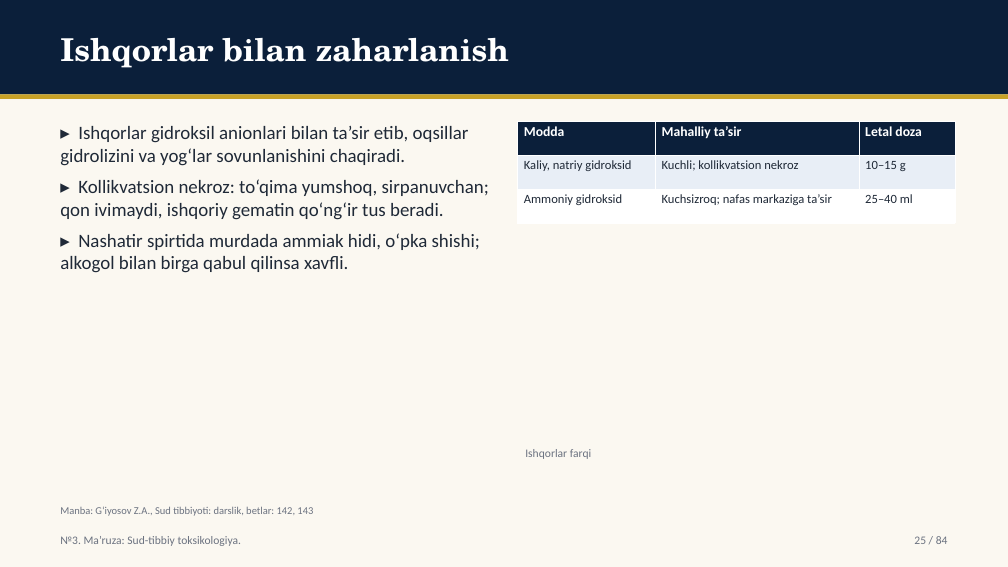
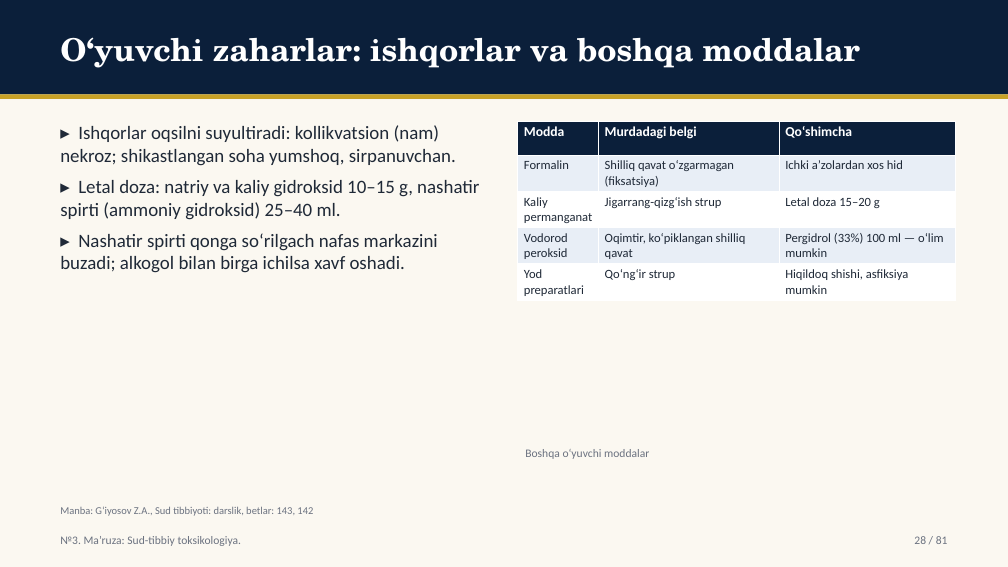
Before and after one commit to davlatsudekspert/forensic-expert, a slide deck: slide 28 of out/5-kurs-tibbiy-profilaktika-08.pptx (slide 25 before the commit). Drawn at 1008x567 pixels with LibreOffice and Linux fonts; fonts in the diff are those of the drawing. Boxes give left, top, right and bottom in pixels: in the first picture for what was removed or moved away, otherwise in the second. Text is boxed around its words. In the diff, an @@ line names an element or a change of style, - is before the commit and + after.

Commit message:
slides output: 4-kurs-davolash-10,4-kurs-pediatriya-11,4-kurs-pediatriya-12,5-kurs-tibbiy-profilaktika-08,5-kurs-tibbiy-profilaktika-09,ktp26-u-05,ktp26-u-14

```diff
--- a/out/5-kurs-tibbiy-profilaktika-08.pptx
+++ b/out/5-kurs-tibbiy-profilaktika-08.pptx
@@ text at box(60, 37, 860, 68): text changed @@
-Ishqorlar bilan zaharlanish
+O‘yuvchi zaharlar: ishqorlar va boshqa moddalar
@@ text at box(60, 125, 479, 273): text changed @@
-▸ Ishqorlar gidroksil anionlari bilan ta’sir etib, oqsillar gidrolizini va yog‘lar sovunlanishini chaqiradi.
-▸ Kollikvatsion nekroz: to‘qima yumshoq, sirpanuvchan; qon ivimaydi, ishqoriy gematin qo‘ng‘ir tus beradi.
-▸ Nashatir spirtida murdada ammiak hidi, o‘pka shishi; alkogol bilan birga qabul qilinsa xavfli.
+▸ Ishqorlar oqsilni suyultiradi: kollikvatsion (nam) nekroz; shikastlangan soha yumshoq, sirpanuvchan.
+▸ Letal doza: natriy va kaliy gidroksid 10–15 g, nashatir spirti (ammoniy gidroksid) 25–40 ml.
+▸ Nashatir spirti qonga so‘rilgach nafas markazini buzadi; alkogol bilan birga ichilsa xavf oshadi.
@@ table at box(518, 121, 956, 300) @@
-row 1: Modda | Mahalliy ta’sir | Letal doza
-row 2: Kaliy, natriy gidroksid | Kuchli; kollikvatsion nekroz | 10–15 g
-row 3: Ammoniy gidroksid | Kuchsizroq; nafas markaziga ta’sir | 25–40 ml
+row 1: Modda | Murdadagi belgi | Qo‘shimcha
+row 2: Formalin | Shilliq qavat o‘zgarmagan (fiksatsiya) | Ichki a’zolardan xos hid
+row 3: Kaliy permanganat | Jigarrang-qizg‘ish strup | Letal doza 15–20 g
+row 4: Vodorod peroksid | Oqimtir, ko‘piklangan shilliq qavat | Pergidrol (33%) 100 ml — o‘lim mumkin
+row 5: Yod preparatlari | Qo‘ng‘ir strup | Hiqildoq shishi, asfiksiya mumkin
@@ text at box(525, 449, 649, 459): text changed @@
-Ishqorlar farqi
+Boshqa o‘yuvchi moddalar
@@ text at box(60, 506, 313, 516): text changed @@
-Manba: G‘iyosov Z.A., Sud tibbiyoti: darslik, betlar: 142, 143
+Manba: G‘iyosov Z.A., Sud tibbiyoti: darslik, betlar: 143, 142
@@ text at box(914, 536, 948, 544): text changed @@
-25 / 84
+28 / 81
```
Also in this commit, not shown: 59 other slides changed, 19 slides added, 22 slides removed, 30 other files.
